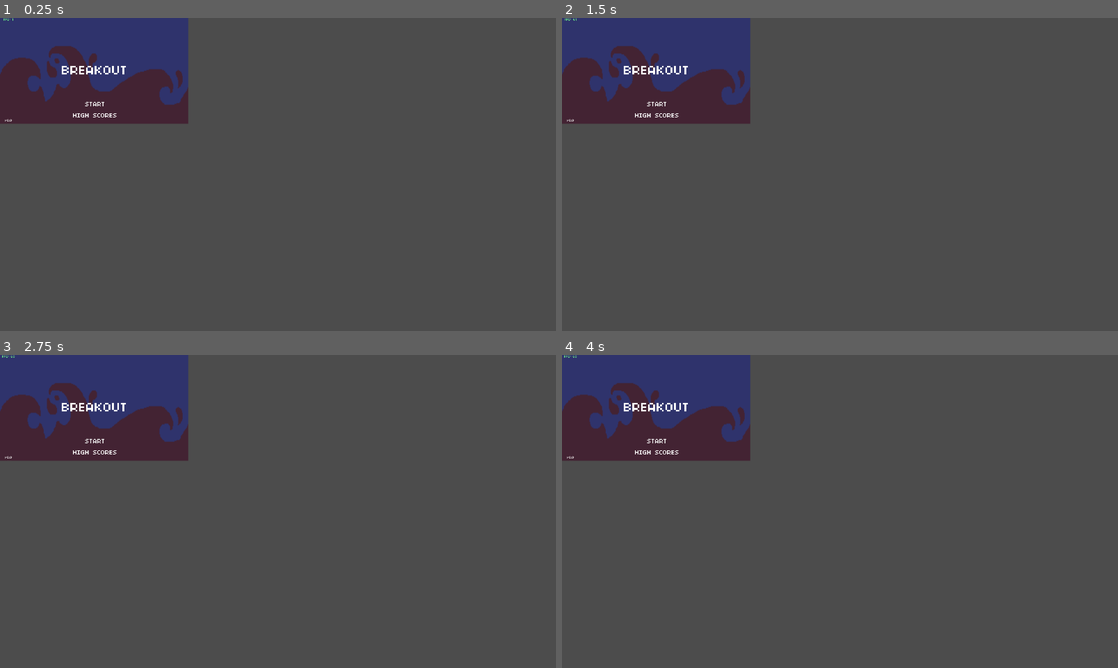
Above: before the commit, frames 1-4 (two rows, left to right).
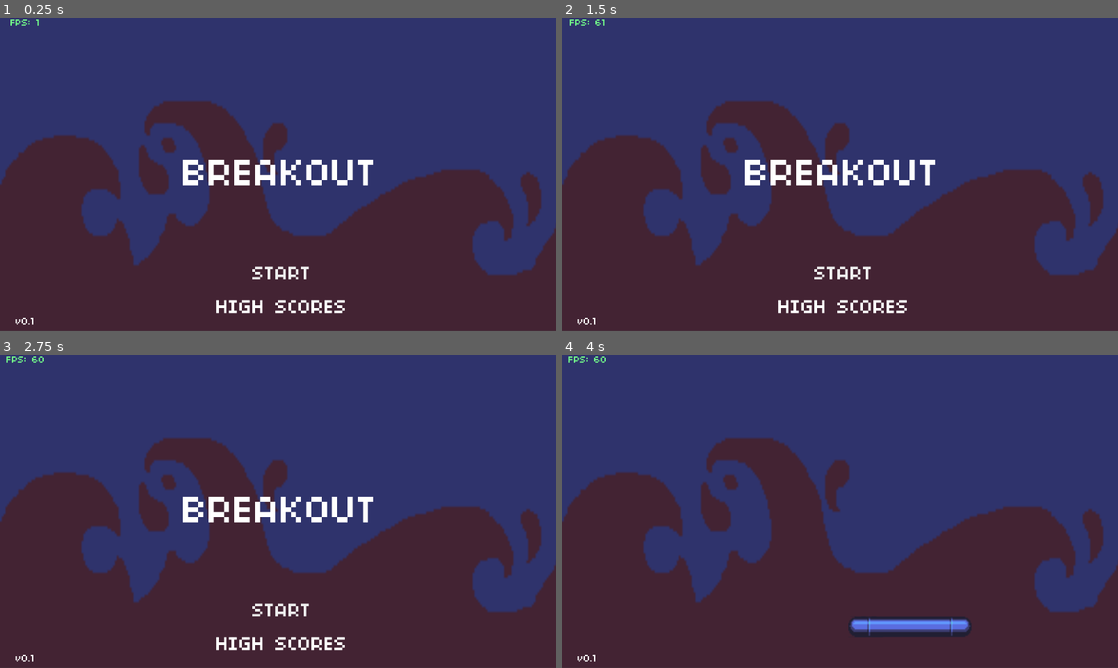
Above: after the commit, the same moments.

Repository: MzaxnaV/GodotGames
Game: Godot game, scene res://Scenes/Main.tscn
The game is run twice, just before and just after one commit, with the same random seed, the same clock (stepped at 60 frames per second) and the same inputs.
Inputs:
- Up to frame 1 (0.25 s): no input
- Up to frame 2 (1.5 s): click "HIGH SCORES" at 0.5 s; click "START" at 1.25 s
- Up to frame 3 (2.75 s): click "START" at 2 s
- Up to frame 4 (4 s): tap Enter at 2.75 s; hold Right (ui_right) 2.78-3.53 s; hold Left (ui_left) from 3.53 s (still down)

The runs differ from the first frame. In frame 1, 93% of the frame differs, in the area x 0-100%, y 0-100%; in frame 2, 93%; in frame 3, 93%; in frame 4, 94%.
Error before the commit: Invalid get index 'VIRTUAL_WIDTH' (on base: 'Nil'). (res://Scripts/Viewport.gd:3)

Commit message:
v0.1

Diff:
--- a/Scenes/Game.tscn
+++ b/Scenes/Game.tscn
@@ -1,9 +1,10 @@
-[gd_scene load_steps=5 format=2]
+[gd_scene load_steps=6 format=2]
 
 [ext_resource path="res://Scripts/StateMachine.gd" type="Script" id=1]
 [ext_resource path="res://Assets/Graphics/background.png" type="Texture" id=2]
 [ext_resource path="res://Scripts/states/StartState.gd" type="Script" id=3]
 [ext_resource path="res://Scenes/StartScreen.tscn" type="PackedScene" id=4]
+[ext_resource path="res://Scripts/states/PlayState.gd" type="Script" id=5]
 
 [node name="Game" type="Node"]
 
@@ -21,3 +22,9 @@
 script = ExtResource( 3 )
 
 [node name="StartScreen" parent="StartState" index="0" instance=ExtResource( 4 )]
+
+visible = false
+
+[node name="PlayState" type="Node" parent="." index="2"]
+
+script = ExtResource( 5 )
--- a/Scenes/Main.tscn
+++ b/Scenes/Main.tscn
@@ -116,7 +116,7 @@
 size_flags_horizontal = 1
 size_flags_vertical = 4
 custom_fonts/font = ExtResource( 3 )
-text = "v0.0"
+text = "v0.1"
 align = 1
 valign = 1
 percent_visible = 1.0
--- /dev/null
+++ b/Scenes/PlayScreen.tscn
@@ -0,0 +1,46 @@
+[gd_scene load_steps=3 format=2]
+
+[ext_resource path="res://Scripts/Paddle.gd" type="Script" id=1]
+
+[sub_resource type="CapsuleShape2D" id=1]
+
+custom_solver_bias = 0.0
+radius = 8.0
+height = 80.0
+
+[node name="PlayScreen" type="Control"]
+
+anchor_left = 0.0
+anchor_top = 0.0
+anchor_right = 0.0
+anchor_bottom = 0.0
+margin_right = 434.0
+margin_bottom = 243.0
+rect_pivot_offset = Vector2( 0, 0 )
+rect_clip_content = false
+mouse_filter = 0
+mouse_default_cursor_shape = 0
+size_flags_horizontal = 1
+size_flags_vertical = 1
+_sections_unfolded = [ "Margin" ]
+
+[node name="Paddle" type="Area2D" parent="." index="0"]
+
+position = Vector2( 217, 211 )
+input_pickable = true
+gravity_vec = Vector2( 0, 1 )
+gravity = 98.0
+linear_damp = 0.1
+angular_damp = 1.0
+audio_bus_override = false
+audio_bus_name = "Master"
+script = ExtResource( 1 )
+_sections_unfolded = [ "Pause", "Transform" ]
+
+[node name="Sprite" type="Sprite" parent="Paddle" index="0"]
+
+[node name="CollisionShape2D" type="CollisionShape2D" parent="Paddle" index="1"]
+
+rotation = 1.5708
+shape = SubResource( 1 )
+_sections_unfolded = [ "Transform" ]
--- a/Scenes/StartScreen.tscn
+++ b/Scenes/StartScreen.tscn
@@ -1,9 +1,10 @@
-[gd_scene load_steps=9 format=2]
+[gd_scene load_steps=10 format=2]
 
 [ext_resource path="res://Scripts/StartScreen.gd" type="Script" id=1]
 [ext_resource path="res://Assets/Fonts/large_font.tres" type="DynamicFont" id=2]
 [ext_resource path="res://Assets/Fonts/medium_font.tres" type="DynamicFont" id=3]
 [ext_resource path="res://Assets/Sounds/paddle_hit.wav" type="AudioStream" id=4]
+[ext_resource path="res://Assets/Sounds/confirm.wav" type="AudioStream" id=5]
 
 [sub_resource type="StyleBoxEmpty" id=1]
 
@@ -33,7 +34,7 @@
 content_margin_top = -1.0
 content_margin_bottom = -1.0
 
-[node name="StartScreen" type="Control"]
+[node name="StartScreen" type="Control" index="0"]
 
 anchor_left = 0.0
 anchor_top = 0.0
@@ -160,6 +161,19 @@
 mix_target = 0
 bus = "Master"
 
+[node name="ConfirmSound" type="AudioStreamPlayer" parent="." index="3"]
+
+stream = ExtResource( 5 )
+volume_db = -30.0
+pitch_scale = 1.0
+autoplay = false
+mix_target = 0
+bus = "Master"
+
 [connection signal="focus_entered" from="Menu/Start" to="." method="_on_Start_focus_entered"]
 
+[connection signal="pressed" from="Menu/Start" to="." method="_on_Start_pressed"]
+
 [connection signal="focus_entered" from="Menu/High Scores" to="." method="_on_High_Scores_focus_entered"]
+
+[connection signal="pressed" from="Menu/High Scores" to="." method="_on_High_Scores_pressed"]
--- /dev/null
+++ b/Scripts/Paddle.gd
@@ -0,0 +1,16 @@
+extends Area2D
+
+var skin = 1
+var size = 3
+
+var speed = 50
+
+func _ready():
+	$Sprite.texture = TEXTURE_ATLAS.get_texture_paddles(size, skin)
+	$CollisionShape2D.shape.set_height(32 * size - 16)
+
+func _process(delta):
+	if Input.is_action_pressed("ui_left"):
+		position.x -= CONSTANTS.PADDLE_SPEED * delta
+	elif Input.is_action_pressed("ui_right"):
+		position.x += CONSTANTS.PADDLE_SPEED * delta
--- a/Scripts/StartScreen.gd
+++ b/Scripts/StartScreen.gd
@@ -1,10 +1,14 @@
 extends Control
-
-func _ready():
-	$Menu/Start.grab_focus()
 
 func _on_Start_focus_entered():
 	$SelectionSound.play()
 
 func _on_High_Scores_focus_entered():
 	$SelectionSound.play()
+
+func _on_Start_pressed():
+	$ConfirmSound.play()
+	get_parent().get_parent().change_state('play')
+
+func _on_High_Scores_pressed():
+	$ConfirmSound.play()
--- a/Scripts/StateMachine.gd
+++ b/Scripts/StateMachine.gd
@@ -1,7 +1,8 @@
 extends Node
 
 onready var state_map = {
-	'start' : $StartState
+	'start' : $StartState,
+	'play' : $PlayState
 }
 
 var current_state = null
--- /dev/null
+++ b/Scripts/states/PlayState.gd
@@ -0,0 +1,13 @@
+extends "res://Scripts/states/BaseState.gd"
+
+var PlayScreen = preload("res://Scenes/PlayScreen.tscn")
+
+func enter(params):
+	add_child(PlayScreen.instance())
+
+func exit():
+	get_child(0).queue_free()
+
+func handle_event(event):
+	if event.is_action_pressed("ui_cancel"):
+		get_parent().change_state('start')
--- a/Scripts/states/StartState.gd
+++ b/Scripts/states/StartState.gd
@@ -2,6 +2,7 @@
 
 func enter(params):
 	$StartScreen.show()
+	$StartScreen.get_child(1).get_child(0).grab_focus()
 
 func exit():
 	$StartScreen.hide()
--- a/Scripts/utils/constants.gd
+++ b/Scripts/utils/constants.gd
@@ -2,3 +2,5 @@
 
 const VIRTUAL_WIDTH = 432
 const VIRTUAL_HEIGHT = 243
+
+const PADDLE_SPEED = 200
--- /dev/null
+++ b/Scripts/utils/texture_atlas.gd
@@ -0,0 +1,22 @@
+extends Node
+
+var texture_atlas = null
+
+func _ready():
+	texture_atlas = AtlasTexture.new()
+	texture_atlas.atlas = load("res://Assets/Graphics/blocks.png")
+
+func get_texture(x, y, texture_width, texture_height):
+	texture_atlas.region = Rect2(x, y, texture_width, texture_height)
+	return texture_atlas
+
+func get_texture_paddles(size, skin):
+	var x = 0
+	var y = 32 + 32 * skin
+
+	if size > 3:
+		y += 16
+	else:
+		x = 32 * (size-1) * (size) / 2
+
+	return get_texture(x, y, 32 * size, 16)
--- a/project.godot
+++ b/project.godot
@@ -16,7 +16,8 @@
 
 [autoload]
 
-CONSTANTS="*res://Scripts/constants.gd"
+CONSTANTS="*res://Scripts/utils/constants.gd"
+TEXTURE_ATLAS="*res://Scripts/utils/texture_atlas.gd"
 
 [display]
 
